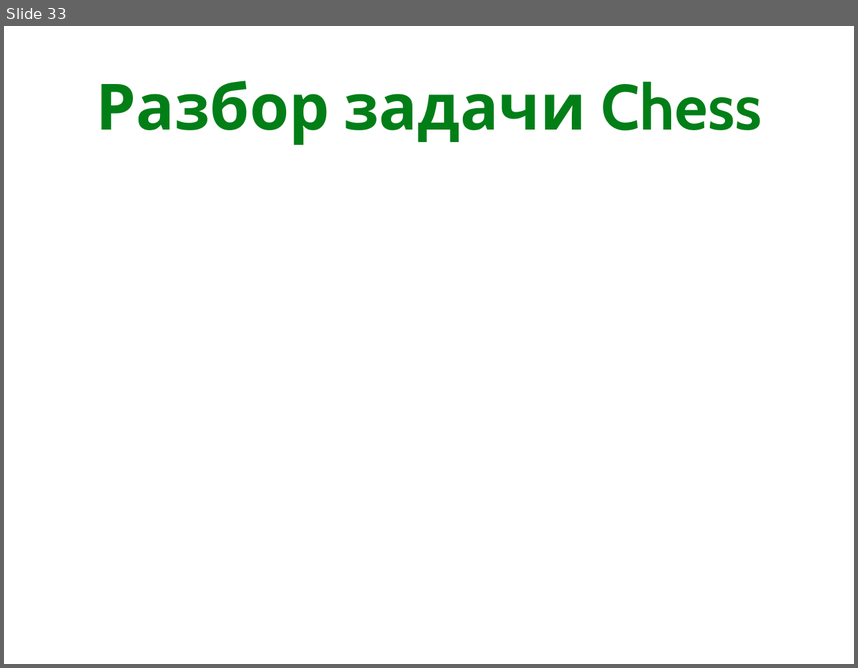
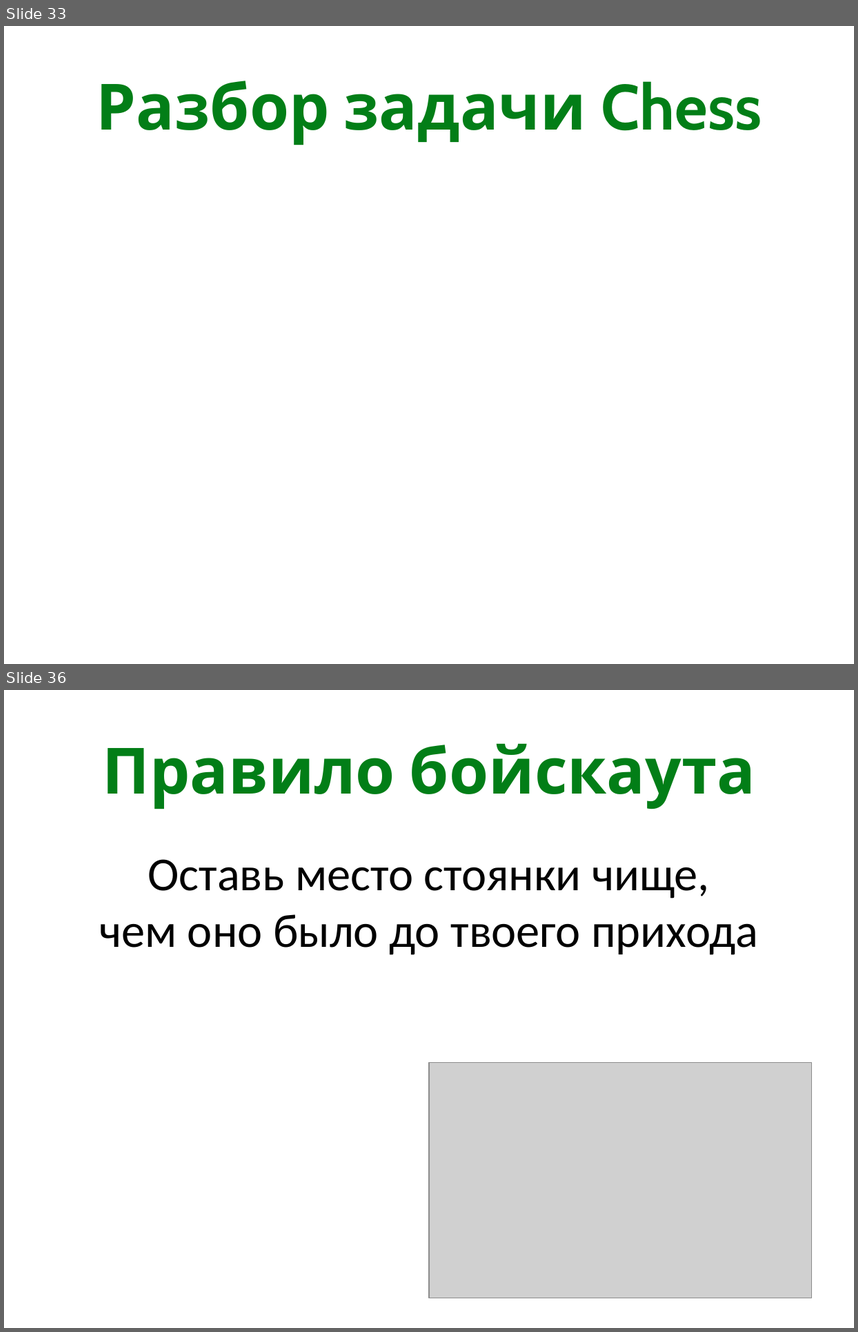
Before and after one commit to kontur-courses/clean-code, a slide deck: CleanCode.pptx. Shown one above the other, each under a label of ours: slide 33 before the commit, slides 33 and 36 after it; the slides between them are not shown. The pictures are 858x668 and 858x1332 pixels, drawn with LibreOffice and Linux fonts; fonts in the diff are those of the drawing; grey boxes stand for pictures. Boxes give left, top, right and bottom in pixels: in the first picture for what was removed or moved away, otherwise in the second. Text is boxed around its words. In the diff, an @@ line names an element or a change of style, - is before the commit and + after.

```diff
--- a/CleanCode.pptx
+++ b/CleanCode.pptx
@@ slide 36 added at (4,690,854,1328), background #FFFFFF @@
@@ title added at (103,743,755,809), 54 pt, text #027E17, bold @@
+Правило бойскаута
@@ text added at (100,859,758,955), 40 pt, text #000000 @@
+Оставь место стоянки чище,
+чем оно было до твоего прихода
@@ picture added at (429,1063,811,1298) @@
```
Also in this commit, not shown: 10 slides changed, 14 other slides added, 11 slides removed, 10 other files.
